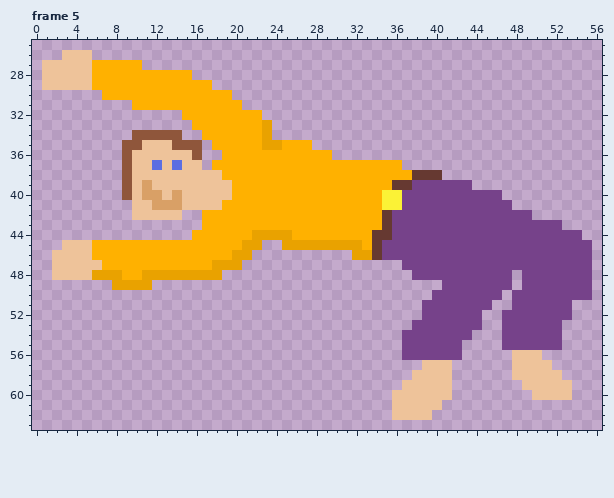
Two states of a pixel-art file, draclove-love/typeshit/matrix.aseprite. That is the earlier state.
64x64 pixels, 5 frames. Shown: frame 5: x 0..56, y 25..63.
And afterwards:
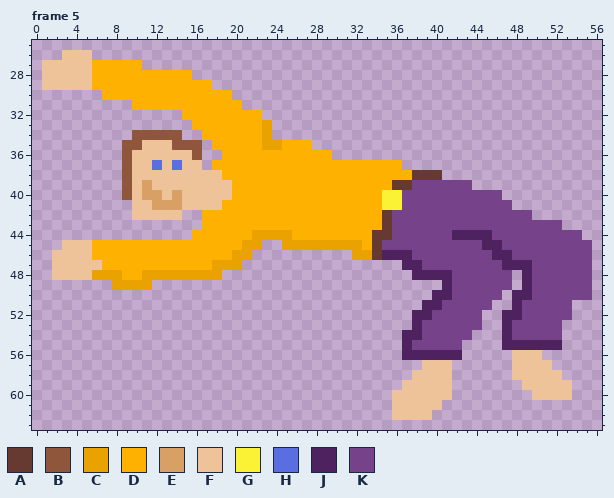
Palette (. is transparent): A #663931  B #8f563b  C #e9a200  D #ffb100  E #d9a066  F #eec39a  G #fbf236  H #5b6ee1  J #4e215f  K #76428a
Edits made:
Frame 5:
y 44: x 42..45 KKKK -> JJJJ
y 45: x 45..46 KK -> JJ
y 46: x 35..37 KKK -> JJJ; x 46..47 KK -> JJ
y 47: x 37..38 KK -> JJ; x 47..49 KKK -> JJJ
y 48: x 38..41 KKKK -> JJJJ; x 49 K -> J
y 49: x 41 K -> J; x 49 K -> J
y 50: x 40..41 KK -> JJ; x 48..49 KK -> JJ
y 51: x 39..40 KK -> JJ; x 48 K -> J
y 52: x 38..39 .K -> JJ; x 47..48 KK -> JJ
y 53: x 38 K -> J; x 47 K -> J
y 54: x 37..38 KK -> JJ; x 47 K -> J
y 55: x 37 K -> J; x 47..52 KKKKKK -> JJJJJJ
y 56: x 37..42 KKKKKK -> JJJJJJ
Where, in picture pixels (left, top, right, bottom), the same in both pictures:
changed: (382, 230, 562, 360)
